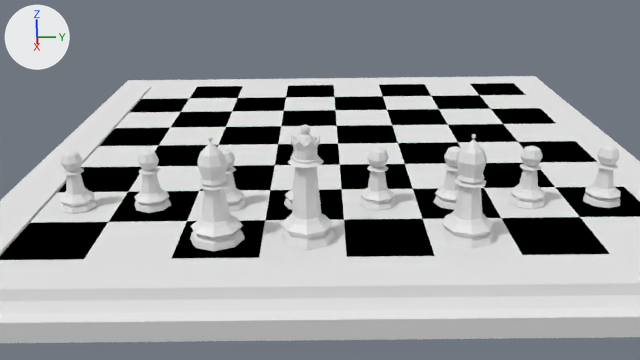
One commit to the Blender file BlenderProjects/LowPolyChessScene/LowPolyChessScene.blend: the scene before it, then after it.
Both versions are drawn from the file's camera 'Camera'. Lighting does not change. The marker at upper left points along +X, +Y and +Z.

The first picture shows 'Chess Board Surround', 'ChessBoard', 'Low-Poly Bishop', 'Low-Poly Bishop.001', 'Low-Poly Queen', 'White Pawn.000', 'White Pawn.001', 'White Pawn.002', 'White Pawn.004', 'White Pawn.005', 'White Pawn.006', 'White Pawn.007'.
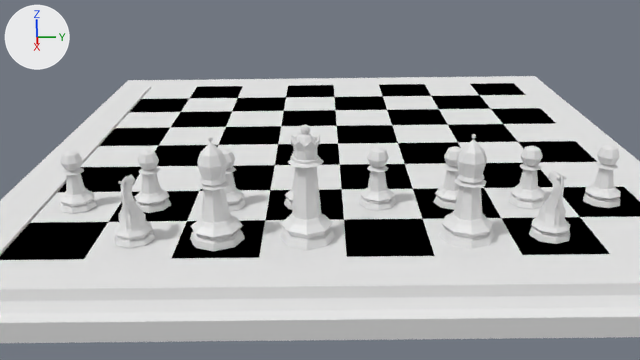
What differs and where, as boxes [x1, y1, x2, y2] in the pictures (640 x 360 px):
'LowPolyChessKnight', added
    after: [529, 170, 570, 244]
'LowPolyChessKnight.001', added
    after: [114, 174, 155, 248]

The change, as a diff of the scene's bpy script:
```diff
--- a/BlenderProjects/LowPolyChessScene/LowPolyChessScene.blend.py
+++ b/BlenderProjects/LowPolyChessScene/LowPolyChessScene.blend.py
@@ me_cylinder @@
+me_cylinder.from_pydata(...)  # 102 vertices, 84 faces; spans x 0.0..1.5, y -1.5..1.5, z -0.95..4.06
+me_cylinder.polygons.foreach_set('use_smooth', [True] * 84)
@@ ob_lowpolychessknight @@
+ob_lowpolychessknight = bpy.data.objects.new('LowPolyChessKnight', me_cylinder)
+ob_lowpolychessknight.parent = ob_chess_knights
+ob_lowpolychessknight.matrix_parent_inverse = Matrix(((1.0, 0.0, 0.0, -25.99), (0.0, 1.0, 0.0, -2.47), (0.0, 0.0, 1.0, 0.0000444), (0.0, 0.0, 0.0, 1.0)))
+ob_lowpolychessknight.location = (21.0, 15.0, 1.0)
+ob_lowpolychessknight.rotation_euler = (0.0, 0.0, -1.571)  # degrees (0, 0, -90)
+_m = ob_lowpolychessknight.modifiers.new('Mirror', 'MIRROR')
+_m.use_clip = True
+_m = ob_lowpolychessknight.modifiers.new('EdgeSplit', 'EDGE_SPLIT')
+_m.split_angle = 0.0
@@ ob_chess_knights @@
+ob_chess_knights = bpy.data.objects.new('Chess Knights', None)
+ob_chess_knights.parent = ob_white_pieces
+ob_chess_knights.matrix_parent_inverse = Matrix(((1.0, 0.0, 0.0, -18.16), (0.0, 1.0, 0.0, -0.831), (0.0, 0.0, 1.0, 0.000209), (0.0, 0.0, 0.0, 1.0)))
+ob_chess_knights.location = (25.99, 2.47, -0.0000444)
@@ ob_lowpolychessknight_001 @@
+ob_lowpolychessknight_001 = bpy.data.objects.new('LowPolyChessKnight.001', me_cylinder.copy())
+ob_lowpolychessknight_001.parent = ob_chess_knights
+ob_lowpolychessknight_001.matrix_parent_inverse = Matrix(((1.0, 0.0, 0.0, -25.99), (0.0, 1.0, 0.0, -2.47), (0.0, 0.0, 1.0, 0.0000444), (0.0, 0.0, 0.0, 1.0)))
+ob_lowpolychessknight_001.location = (21.0, -15.0, 1.0)
+ob_lowpolychessknight_001.rotation_euler = (0.0, 0.0, -1.571)  # degrees (0, 0, -90)
+_m = ob_lowpolychessknight_001.modifiers.new('Mirror', 'MIRROR')
+_m.use_clip = True
+_m = ob_lowpolychessknight_001.modifiers.new('EdgeSplit', 'EDGE_SPLIT')
+_m.split_angle = 0.0
```
